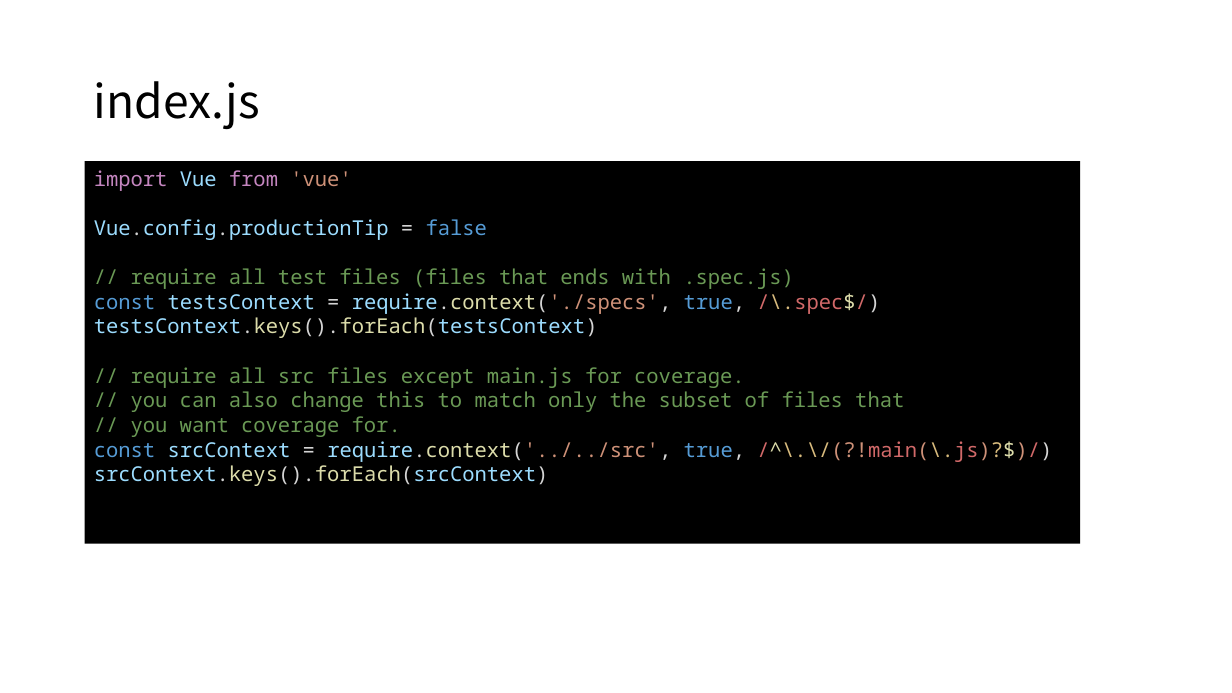
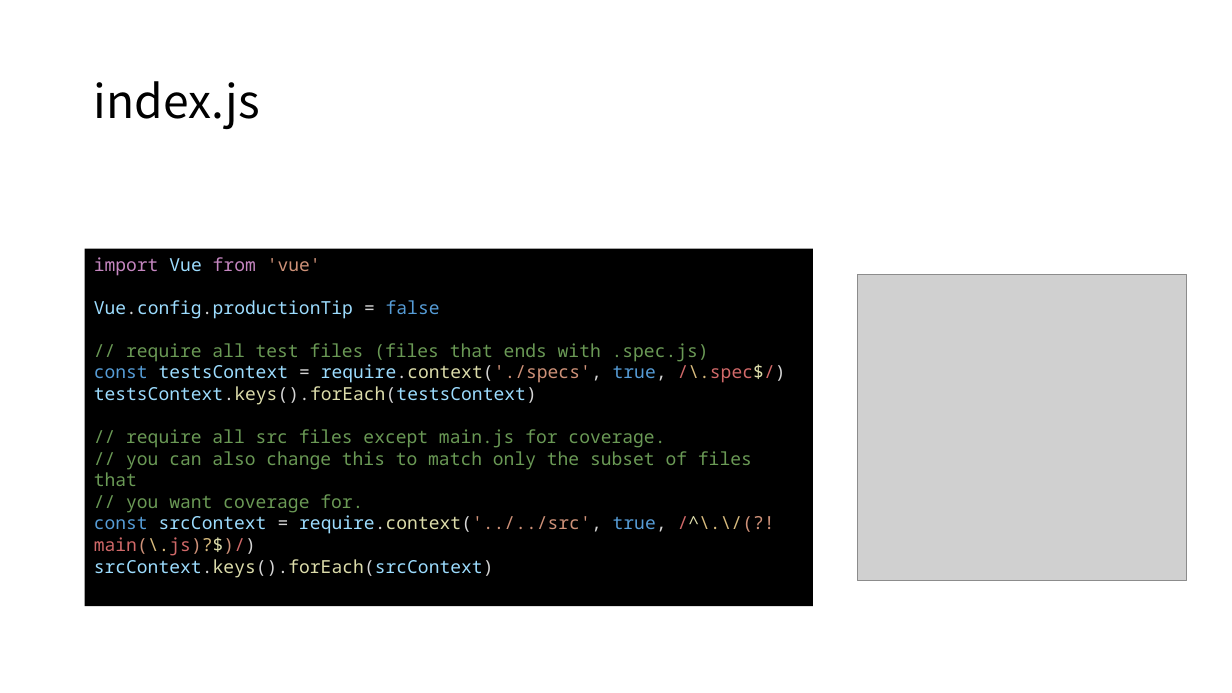
Before and after one commit to WANZARGEN/vue-study, a slide deck: slide 6 of Vue Unit Test.pptx (slide 7 before the commit). Drawn at 1232x693 pixels with LibreOffice and Linux fonts; fonts in the diff are those of the drawing; grey boxes stand for pictures. Boxes give left, top, right and bottom in pixels: in the first picture for what was removed or moved away, otherwise in the second. Text is boxed around its words. In the diff, an @@ line names an element or a change of style, - is before the commit and + after.

```diff
--- a/Vue Unit Test.pptx
+++ b/Vue Unit Test.pptx
@@ rectangle "import Vue from 'vue'": place and size @@
-rectangle "import Vue from 'vue'" at (85,161,1080,543)
+rectangle "import Vue from 'vue'" at (85,249,813,606)
@@ rectangle "import Vue from 'vue'" at (85,249,813,606): size 16 to 14 pt @@
@@ picture added at (858,274,1188,581) @@
```
Also in this commit, not shown: 3 other slides changed.
